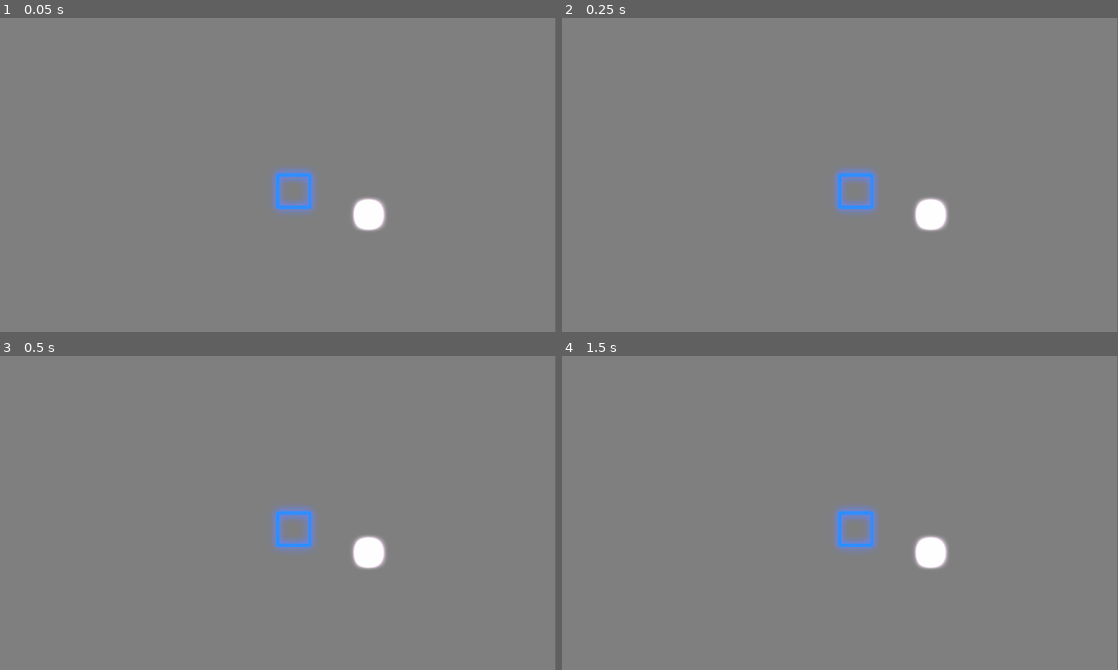
Above: before the commit, frames 1-4 (two rows, left to right).
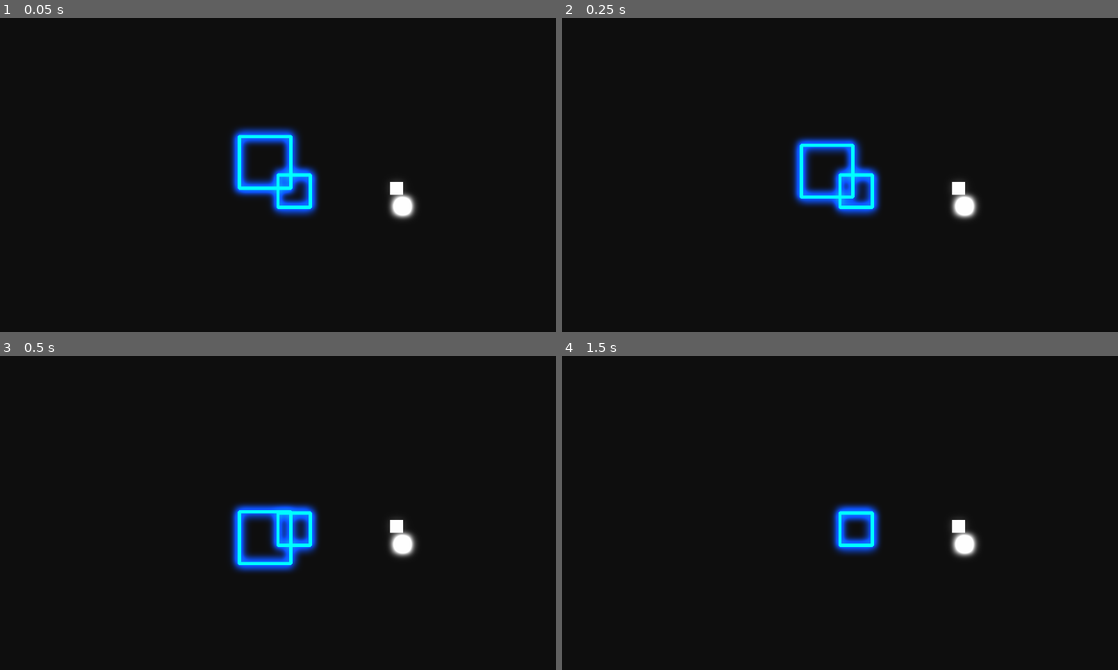
Above: after the commit, the same moments.

Repository: PixelSaver/Neonic
Game: Godot game, scene res://scenes/main.tscn
Two runs of this game, one before a commit and one after it. Both use one fixed random seed, a clock stepped at 60 frames per second and the inputs below.
Inputs:
- Up to frame 1 (0.05 s): no input
- Up to frame 2 (0.25 s): no input
- Up to frame 3 (0.5 s): no input
- Up to frame 4 (1.5 s): no input
In our replay, the window is 799x452 before the commit and 800x452 after it. These sizes can differ from the game's own. Grey fills any space a smaller window leaves; there, only what the larger window draws over its background counts as a difference.

The runs differ from the first frame. In frame 1, 100% of the frame differs, in the area x 0-100%, y 0-100%; in frame 2, 100%; in frame 3, 100%; in frame 4, 100%.

Commit message:
Attack, Player, and editor updating line2d

Diff:
--- a/project.godot
+++ b/project.godot
@@ -19,10 +19,74 @@
 
 window/size/viewport_width=1720
 window/size/viewport_height=972
+window/stretch/mode="viewport"
 
 [editor_plugins]
 
-enabled=PackedStringArray("res://addons/godot_super-wakatime/plugin.cfg")
+enabled=PackedStringArray()
+
+[input]
+
+left={
+"deadzone": 0.2,
+"events": [Object(InputEventKey,"resource_local_to_scene":false,"resource_name":"","device":-1,"window_id":0,"alt_pressed":false,"shift_pressed":false,"ctrl_pressed":false,"meta_pressed":false,"pressed":false,"keycode":0,"physical_keycode":65,"key_label":0,"unicode":97,"location":0,"echo":false,"script":null)
+, Object(InputEventKey,"resource_local_to_scene":false,"resource_name":"","device":-1,"window_id":0,"alt_pressed":false,"shift_pressed":false,"ctrl_pressed":false,"meta_pressed":false,"pressed":false,"keycode":0,"physical_keycode":4194319,"key_label":0,"unicode":0,"location":0,"echo":false,"script":null)
+]
+}
+right={
+"deadzone": 0.2,
+"events": [Object(InputEventKey,"resource_local_to_scene":false,"resource_name":"","device":-1,"window_id":0,"alt_pressed":false,"shift_pressed":false,"ctrl_pressed":false,"meta_pressed":false,"pressed":false,"keycode":0,"physical_keycode":68,"key_label":0,"unicode":100,"location":0,"echo":false,"script":null)
+, Object(InputEventKey,"resource_local_to_scene":false,"resource_name":"","device":-1,"window_id":0,"alt_pressed":false,"shift_pressed":false,"ctrl_pressed":false,"meta_pressed":false,"pressed":false,"keycode":0,"physical_keycode":4194321,"key_label":0,"unicode":0,"location":0,"echo":false,"script":null)
+]
+}
+up={
+"deadzone": 0.2,
+"events": [Object(InputEventKey,"resource_local_to_scene":false,"resource_name":"","device":-1,"window_id":0,"alt_pressed":false,"shift_pressed":false,"ctrl_pressed":false,"meta_pressed":false,"pressed":false,"keycode":0,"physical_keycode":4194320,"key_label":0,"unicode":0,"location":0,"echo":false,"script":null)
+, Object(InputEventKey,"resource_local_to_scene":false,"resource_name":"","device":-1,"window_id":0,"alt_pressed":false,"shift_pressed":false,"ctrl_pressed":false,"meta_pressed":false,"pressed":false,"keycode":0,"physical_keycode":87,"key_label":0,"unicode":119,"location":0,"echo":false,"script":null)
+]
+}
+down={
+"deadzone": 0.2,
+"events": [Object(InputEventKey,"resource_local_to_scene":false,"resource_name":"","device":-1,"window_id":0,"alt_pressed":false,"shift_pressed":false,"ctrl_pressed":false,"meta_pressed":false,"pressed":false,"keycode":0,"physical_keycode":4194322,"key_label":0,"unicode":0,"location":0,"echo":false,"script":null)
+, Object(InputEventKey,"resource_local_to_scene":false,"resource_name":"","device":-1,"window_id":0,"alt_pressed":false,"shift_pressed":false,"ctrl_pressed":false,"meta_pressed":false,"pressed":false,"keycode":0,"physical_keycode":83,"key_label":0,"unicode":115,"location":0,"echo":false,"script":null)
+]
+}
+dash={
+"deadzone": 0.2,
+"events": [Object(InputEventKey,"resource_local_to_scene":false,"resource_name":"","device":-1,"window_id":0,"alt_pressed":false,"shift_pressed":false,"ctrl_pressed":false,"meta_pressed":false,"pressed":false,"keycode":0,"physical_keycode":4194325,"key_label":0,"unicode":0,"location":0,"echo":false,"script":null)
+]
+}
+shoot={
+"deadzone": 0.2,
+"events": [Object(InputEventMouseButton,"resource_local_to_scene":false,"resource_name":"","device":-1,"window_id":0,"alt_pressed":false,"shift_pressed":false,"ctrl_pressed":false,"meta_pressed":false,"button_mask":0,"position":Vector2(0, 0),"global_position":Vector2(0, 0),"factor":1.0,"button_index":1,"canceled":false,"pressed":false,"double_click":false,"script":null)
+]
+}
+skill={
+"deadzone": 0.2,
+"events": [Object(InputEventKey,"resource_local_to_scene":false,"resource_name":"","device":-1,"window_id":0,"alt_pressed":false,"shift_pressed":false,"ctrl_pressed":false,"meta_pressed":false,"pressed":false,"keycode":0,"physical_keycode":69,"key_label":0,"unicode":101,"location":0,"echo":false,"script":null)
+]
+}
+ult={
+"deadzone": 0.2,
+"events": [Object(InputEventKey,"resource_local_to_scene":false,"resource_name":"","device":-1,"window_id":0,"alt_pressed":false,"shift_pressed":false,"ctrl_pressed":false,"meta_pressed":false,"pressed":false,"keycode":0,"physical_keycode":81,"key_label":0,"unicode":113,"location":0,"echo":false,"script":null)
+]
+}
+alt_shoot={
+"deadzone": 0.2,
+"events": []
+}
+1={
+"deadzone": 0.2,
+"events": []
+}
+2={
+"deadzone": 0.2,
+"events": []
+}
+3={
+"deadzone": 0.2,
+"events": []
+}
 
 [physics]
 
@@ -34,3 +98,4 @@
 renderer/rendering_method="gl_compatibility"
 renderer/rendering_method.mobile="gl_compatibility"
 viewport/hdr_2d=true
+environment/defaults/default_clear_color=Color(0.0579964, 0.057996333, 0.05799634, 1)
--- a/scenes/main.tscn
+++ b/scenes/main.tscn
@@ -1,14 +1,16 @@
 [gd_scene format=3 uid="uid://bwg4h8wm2h1ry"]
 
 [ext_resource type="PackedScene" uid="uid://hnmw2l6ff5iw" path="res://scenes/ui.tscn" id="1_o5qli"]
+[ext_resource type="PackedScene" uid="uid://b3dxlqyn1r8rn" path="res://scenes/player.tscn" id="2_0wfyh"]
 
 [sub_resource type="Environment" id="Environment_o5qli"]
 background_mode = 3
 ambient_light_source = 1
 reflected_light_source = 1
 glow_enabled = true
-glow_intensity = 2.7
-glow_bloom = 0.35
+glow_intensity = 0.91
+glow_bloom = 0.29
+adjustment_enabled = true
 
 [node name="Main" type="Node2D" unique_id=1271193628]
 
@@ -22,7 +24,7 @@
 
 [node name="BG" type="ColorRect" parent="CanvasLayer" unique_id=1204476640]
 z_index = -100
-anchors_preset = -1
+anchors_preset = 15
 anchor_right = 1.0
 anchor_bottom = 1.0
 grow_horizontal = 2
@@ -32,18 +34,25 @@
 [node name="Line2D" type="Line2D" parent="." unique_id=381642543]
 points = PackedVector2Array(0, 0, 100, 0, 100, 100, 0, 100)
 closed = true
-default_color = Color(0, 0.36471134, 1.7239999, 1)
+default_color = Color(0, 1.2250806, 4.415934, 1)
 joint_mode = 1
 
 [node name="WorldEnvironment" type="WorldEnvironment" parent="." unique_id=201808339]
 environment = SubResource("Environment_o5qli")
 
-[node name="ColorRect2" type="ColorRect" parent="." unique_id=254637365]
-modulate = Color(8.3, 8.3, 8.3, 1)
-offset_left = 262.0
-offset_top = 103.0
-offset_right = 302.0
-offset_bottom = 143.0
-color = Color(2.208, 1.351142, 2.1903293, 1)
+[node name="ColorRect" type="ColorRect" parent="." unique_id=105803126]
+offset_left = 347.0
+offset_top = 21.0
+offset_right = 387.0
+offset_bottom = 61.0
+
+[node name="ColorRect2" type="ColorRect" parent="." unique_id=1973316014]
+offset_left = 365.0
+offset_top = 77.0
+offset_right = 405.0
+offset_bottom = 117.0
+color = Color(4.415934, 4.415934, 4.415934, 1)
+
+[node name="Player" parent="." unique_id=1294409382 instance=ExtResource("2_0wfyh")]
 
 [editable path="CanvasLayer/UI"]
--- a/scenes/player.tscn
+++ b/scenes/player.tscn
@@ -1,14 +1,25 @@
 [gd_scene format=3 uid="uid://b3dxlqyn1r8rn"]
 
-[ext_resource type="Texture2D" uid="uid://qxkexhaypaso" path="res://assets/icon.svg" id="1_3vyb7"]
+[ext_resource type="Script" uid="uid://buhm4nrt6xo4w" path="res://scripts/player.gd" id="1_3vyb7"]
+[ext_resource type="Script" uid="uid://c0opl162vnmfw" path="res://scripts/health_component.gd" id="2_g2els"]
 
-[sub_resource type="CircleShape2D" id="CircleShape2D_g2els"]
-radius = 63.1981
+[sub_resource type="CircleShape2D" id="CircleShape2D_u8vuu"]
+radius = 45.0
 
-[node name="Player" type="CharacterBody2D" unique_id=1367756354]
+[node name="Player" type="RigidBody2D" unique_id=1294409382 node_paths=PackedStringArray("health_component")]
+script = ExtResource("1_3vyb7")
+health_component = NodePath("HealthComponent")
 
-[node name="Sprite2D" type="Sprite2D" parent="." unique_id=1449191704]
-texture = ExtResource("1_3vyb7")
+[node name="CollisionShape2D" type="CollisionShape2D" parent="." unique_id=544985514]
+shape = SubResource("CircleShape2D_u8vuu")
 
-[node name="CollisionShape2D" type="CollisionShape2D" parent="." unique_id=136514002]
-shape = SubResource("CircleShape2D_g2els")
+[node name="Line2D" type="Line2D" parent="." unique_id=1935202646]
+position = Vector2(-40, -40)
+points = PackedVector2Array(0, 0, 80, 0, 80, 80, 0, 80)
+closed = true
+default_color = Color(0, 1.2250806, 4.415934, 1)
+joint_mode = 1
+
+[node name="HealthComponent" type="Node" parent="." unique_id=208179252]
+script = ExtResource("2_g2els")
+metadata/_custom_type_script = "uid://c0opl162vnmfw"
--- /dev/null
+++ b/scripts/attack.gd
@@ -0,0 +1,5 @@
+extends Node
+class_name Attack
+
+var damage := 1.0
+var knockback := 1.0
--- /dev/null
+++ b/scripts/health_component.gd
@@ -0,0 +1,13 @@
+class_name HealthComponent extends Node
+
+signal health_changed(health, max_health)
+
+@export var health : float = 10.0
+@export var max_health : float = 10.0
+
+func damage(atk: Attack):
+	health -= atk.damage
+
+func heal(delta:float) -> float:
+	health += delta
+	return health
--- /dev/null
+++ b/scripts/player.gd
@@ -0,0 +1,39 @@
+@tool
+extends RigidBody2D
+class_name Player
+
+const POINTS = [
+	Vector2(-1,1),
+	Vector2(1,1),
+	Vector2(1,-1),
+	Vector2(-1,-1),
+]
+#@onready var line: Line2D = $Line2D
+@export var health_component : HealthComponent
+@export var player_size : float = 80 :
+	set(val):
+		player_size = val
+		if Engine.is_editor_hint():
+			_update_size()
+
+func _ready() -> void:
+	_update_size()
+	if health_component == null:
+		print("Health Component is null")
+
+func _update_size():
+	if not is_inside_tree():
+		return
+
+	if not has_node("Line2D"):
+		return
+	print("Updating size in editor:", player_size)
+
+	var line: Line2D = get_node("Line2D")
+
+	line.closed = true
+	line.clear_points()
+
+	for point in POINTS:
+		line.add_point(point * player_size)
+	line.queue_redraw()
Not shown, added: scripts/attack.gd.uid
Not shown, added: scripts/health_component.gd.uid
Not shown, added: scripts/player.gd.uid
